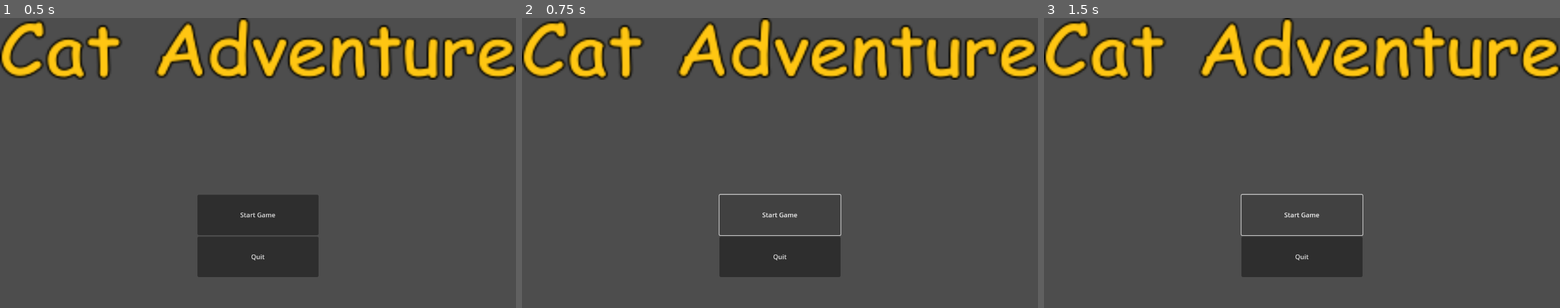
Above: before the commit, frames 1-3 (left to right).
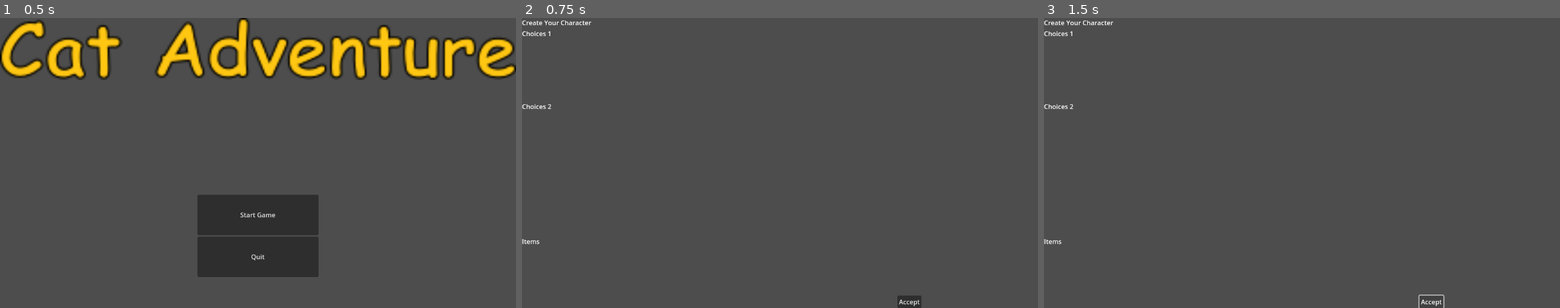
Above: after the commit, the same moments.

Repository: CommonParrot/MiniJam-Cat-Selection-Adventure
Game: Godot game, scene res://Screens/title_screen.tscn
The game is run twice, just before and just after one commit, with the same random seed, the same clock (stepped at 60 frames per second) and the same inputs. Before the commit the project has no main scene; this scene is started directly in both runs.
Inputs:
- Up to frame 1 (0.5 s): no input
- Up to frame 2 (0.75 s): click "Start Game" at 0.5 s
- Up to frame 3 (1.5 s): click "Start Game" (after the commit: "Accept") at 1.25 s

Frame 1 is identical in both runs. In frame 2, 13% of the frame differs, in the area x 0-100%, y 0-100%; in frame 3, 13%.

Commit message:
rename buttons, add functionality

Diff:
--- a/Screens/title_screen.tscn
+++ b/Screens/title_screen.tscn
@@ -1,6 +1,7 @@
-[gd_scene load_steps=2 format=3 uid="uid://cujg2taxym4y6"]
+[gd_scene load_steps=3 format=3 uid="uid://cujg2taxym4y6"]
 
 [ext_resource type="Texture2D" uid="uid://bimfyca1glhkp" path="res://images/cat-adventure.png" id="1_x0evj"]
+[ext_resource type="Script" path="res://Scripts/SceneController.gd" id="2_87ewx"]
 
 [node name="TitleScreen" type="Control"]
 layout_mode = 3
@@ -31,13 +32,19 @@
 size_flags_vertical = 3
 alignment = 1
 
-[node name="Button" type="Button" parent="VBoxContainer2/VBoxContainer"]
+[node name="StartButton" type="Button" parent="VBoxContainer2/VBoxContainer"]
 custom_minimum_size = Vector2(300, 100)
 layout_mode = 2
 text = "Start Game"
 
-[node name="Button2" type="Button" parent="VBoxContainer2/VBoxContainer"]
+[node name="QuitButton" type="Button" parent="VBoxContainer2/VBoxContainer"]
 custom_minimum_size = Vector2(300, 100)
 layout_mode = 2
 text = "Quit
 "
+
+[node name="SceneController" type="Node2D" parent="."]
+script = ExtResource("2_87ewx")
+
+[connection signal="pressed" from="VBoxContainer2/VBoxContainer/StartButton" to="SceneController" method="_on_start_button_pressed"]
+[connection signal="pressed" from="VBoxContainer2/VBoxContainer/QuitButton" to="SceneController" method="_on_quit_button_pressed"]
--- /dev/null
+++ b/Scripts/SceneController.gd
@@ -0,0 +1,7 @@
+extends Node2D
+
+func _on_start_button_pressed():
+	get_tree().change_scene_to_file("res://Screens/character_selection_screen.tscn")
+
+func _on_quit_button_pressed():
+	get_tree().quit()
--- a/project.godot
+++ b/project.godot
@@ -11,6 +11,7 @@
 [application]
 
 config/name="Character Selection"
+run/main_scene="res://Screens/title_screen.tscn"
 config/features=PackedStringArray("4.2", "Forward Plus")
 config/icon="res://icon.svg"
 
